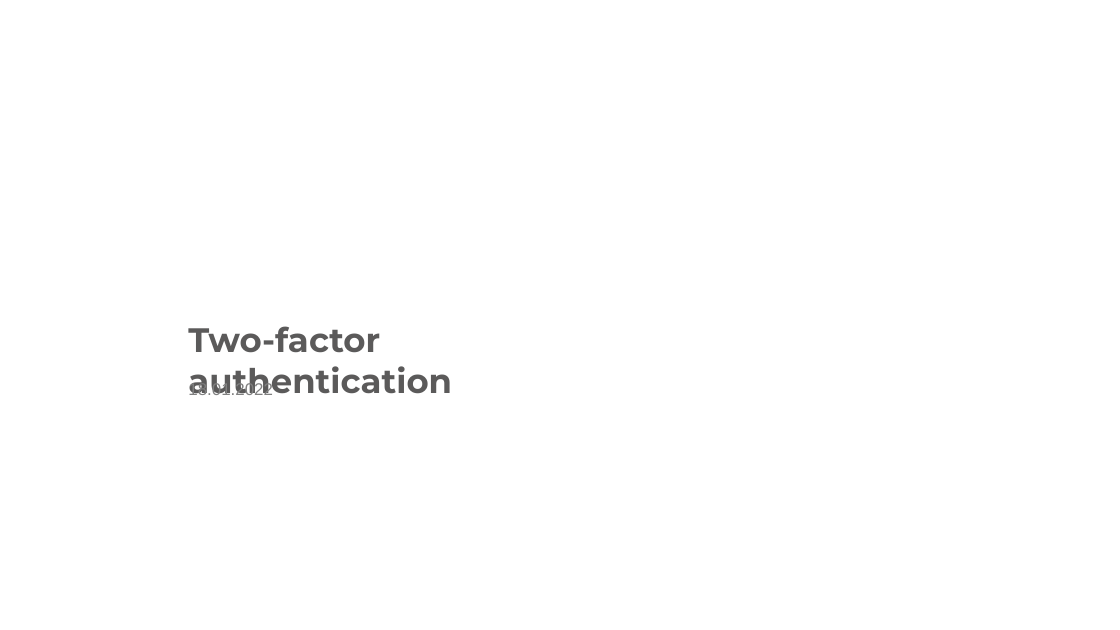
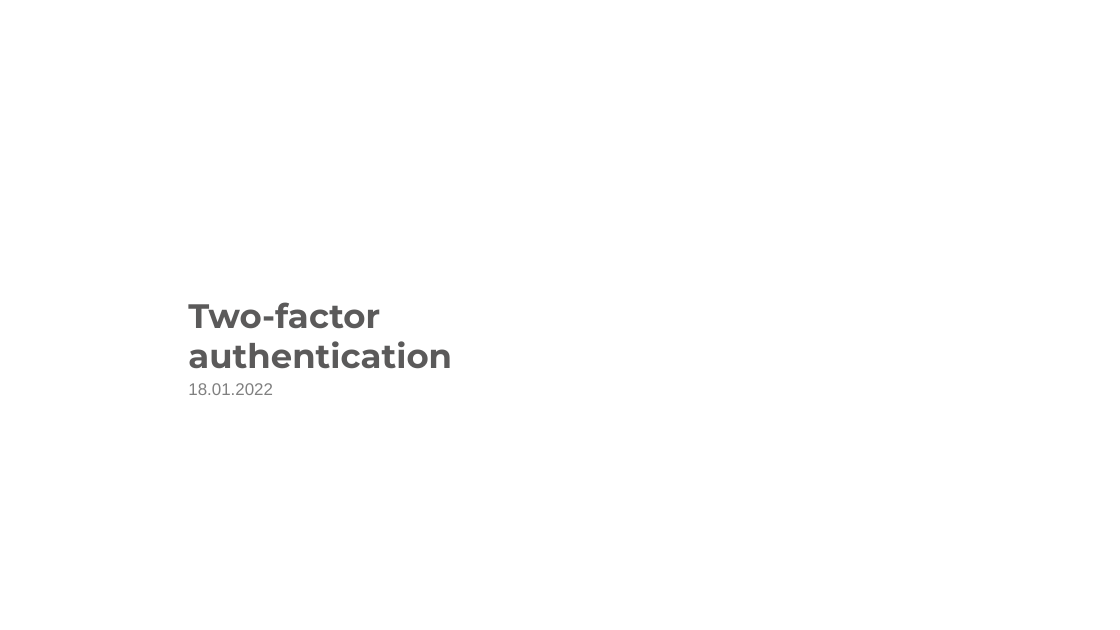
Before and after one commit to BenJan87/Baiim_project, a slide deck: slide 1 of BAIIM.pptx. Drawn at 1120x630 pixels with LibreOffice and Linux fonts; fonts in the diff are those of the drawing; background and template pictures are left out. Boxes give left, top, right and bottom in pixels: in the first picture for what was removed or moved away, otherwise in the second. Text is boxed around its words. In the diff, an @@ line names an element or a change of style, - is before the commit and + after.

```diff
--- a/BAIIM.pptx
+++ b/BAIIM.pptx
@@ text "Two-factor authentication" moved from (x1=188, y1=326, x2=452, y2=395) to (x1=188, y1=302, x2=452, y2=369) @@
```
Also in this commit, not shown: 1 slide added, 1 slide removed, 1 other file.
